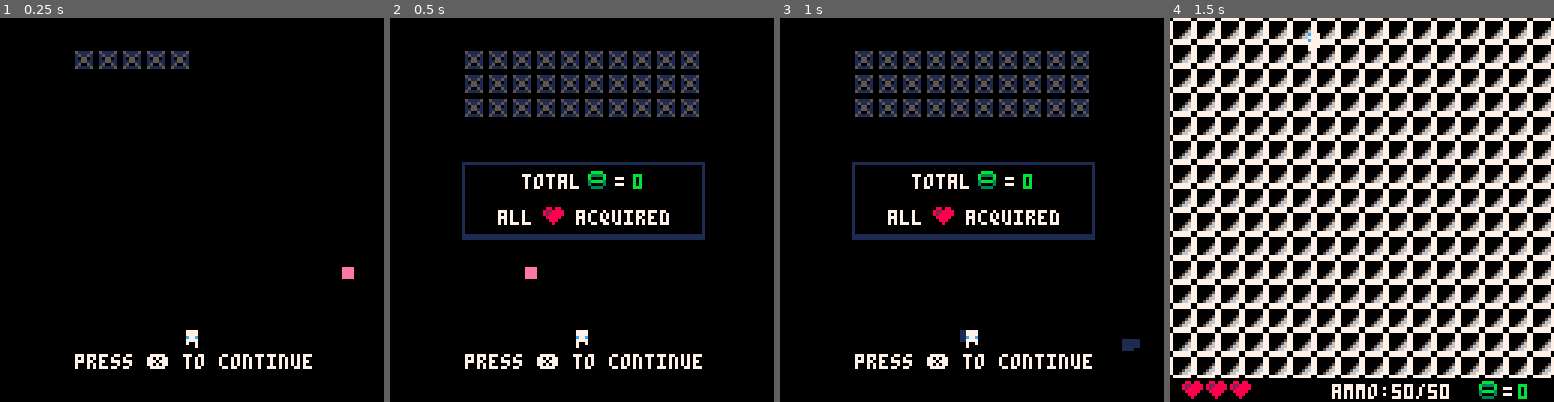
Above: before the commit, frames 1-4 (left to right).
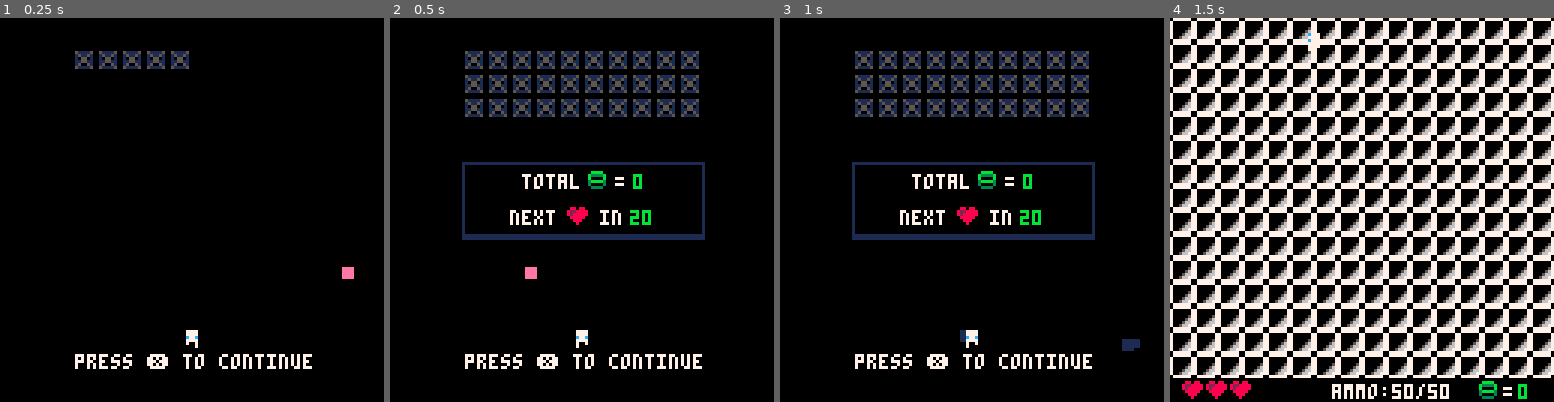
Above: after the commit, the same moments.

Repository: rdelos747/pico8
Game: PICO-8 cartridge ms_shoot.p8
The game is run twice, just before and just after one commit, with the same random seed, the same clock (stepped at 60 frames per second) and the same inputs.
Inputs:
- Up to frame 1 (0.25 s): no input
- Up to frame 2 (0.5 s): tap X (X key) at 0.33 s
- Up to frame 3 (1 s): no input
- Up to frame 4 (1.5 s): tap X (X key) at 1.07 s

Frame 1 is identical in both runs. In frame 2, 1.0% of the frame differs, in the area x 28-73%, y 49-54%; in frame 3, 1.0%; in frame 4, nothing differs.

Commit message:
Wed Jun 19 00:04:38 EDT 2019

Diff:
--- a/ms_shoot.p8
+++ b/ms_shoot.p8
@@ -37,8 +37,8 @@
 --total stats
 t_stat={b_found=0}
 --heart levels
-h_lvl=5
-h_levels={10,20,50,100}
+h_lvl=1
+h_levels={20,50,100,200}
 --player
 pp={x=20,y=20,
 	walk=0,--walking counter
@@ -1349,6 +1349,27 @@
 		})
 	end
 end
+
+--instruction text
+--[[
+oh no! evil space-noids have
+covered space-world in space-
+cement, and also some
+space-bombs!!!!!
+
+clear the surrounding blocks to
+defuse each space-bomb, but
+dont shoot the bombs before
+they are captured!
+!!!!!
+!
+
+arrows: move
+    ❎: shoot
+]]--
+
+
+
 __gfx__
 00000000000000000000000000000000000000000000000000000000000000000000000000000000000000000000000000000000000000000000000000000000
 0000000000c7770000777c0000c77c00007777000000000000000000000000000000000000777700007777000000000000000000000000000000000000000000
